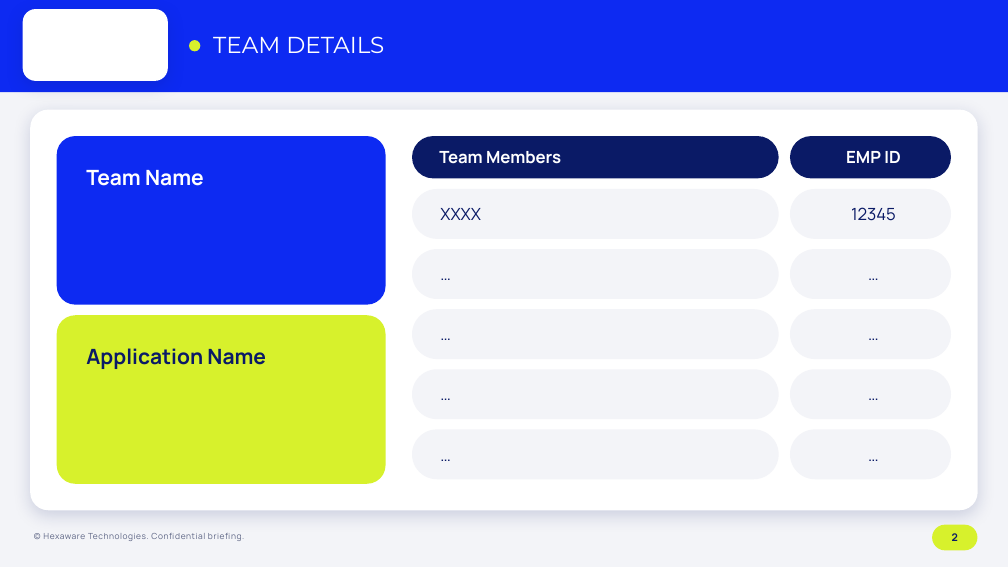
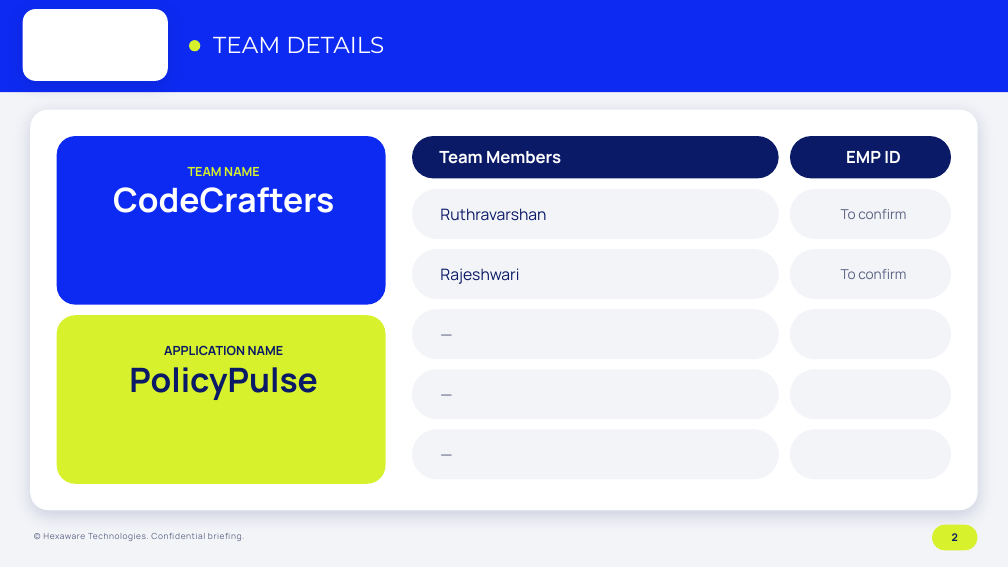
Before and after one commit to Ruthravarshan/Designathon_Compliance_Copilot, a slide deck: slide 2 of Submission/Hexaware_Mavericks_Hackathon_Template.pptx. Drawn at 1008x567 pixels with LibreOffice and Linux fonts; fonts in the diff are those of the drawing; background and template pictures are left out. Boxes give left, top, right and bottom in pixels: in the first picture for what was removed or moved away, otherwise in the second. Text is boxed around its words. In the diff, an @@ line names an element or a change of style, - is before the commit and + after.

```diff
--- a/Submission/Hexaware_Mavericks_Hackathon_Template.pptx
+++ b/Submission/Hexaware_Mavericks_Hackathon_Template.pptx
@@ text in rounded rectangle at (x1=113, y1=167, x2=334, y2=213): text changed; size 20 to 32 pt @@
-Team Name
+TEAM NAME
+CodeCrafters
@@ text in rounded rectangle at (x1=440, y1=208, x2=546, y2=221): text changed; size 16 to 15 pt @@
-XXXX
+Ruthravarshan
@@ text in rounded rectangle at (x1=841, y1=209, x2=906, y2=219): text changed; size 16 to 13 pt; text colour #0A1A66 to #5B6383 @@
-12345
+To confirm
@@ text in rounded rectangle at (x1=440, y1=268, x2=519, y2=284): text changed; size 16 to 15 pt @@
-…
+Rajeshwari
@@ text in rounded rectangle at (x1=841, y1=269, x2=906, y2=279): text changed; size 16 to 13 pt; text colour #0A1A66 to #5B6383 @@
-…
+To confirm
@@ text in rounded rectangle at (x1=412, y1=309, x2=779, y2=359): text changed; size 16 to 15 pt; text colour #0A1A66 to #5B6383 @@
-…
+—
@@ text in rounded rectangle at (x1=790, y1=309, x2=951, y2=359): text removed @@
-…
@@ text in rounded rectangle at (x1=129, y1=345, x2=318, y2=400): text changed; size 20 to 12 pt @@
-Application Name
+APPLICATION NAME
+PolicyPulse
@@ text in rounded rectangle at (x1=412, y1=369, x2=779, y2=419): text changed; size 16 to 15 pt; text colour #0A1A66 to #5B6383 @@
-…
+—
@@ text in rounded rectangle at (x1=790, y1=369, x2=951, y2=419): text removed @@
-…
@@ text in rounded rectangle at (x1=412, y1=430, x2=779, y2=479): text changed; size 16 to 15 pt; text colour #0A1A66 to #5B6383 @@
-…
+—
@@ text in rounded rectangle at (x1=790, y1=430, x2=951, y2=479): text removed @@
-…
```
Also in this commit, not shown: 13 other slides changed, 2 slides added, 2 slides removed, 9 other files.
